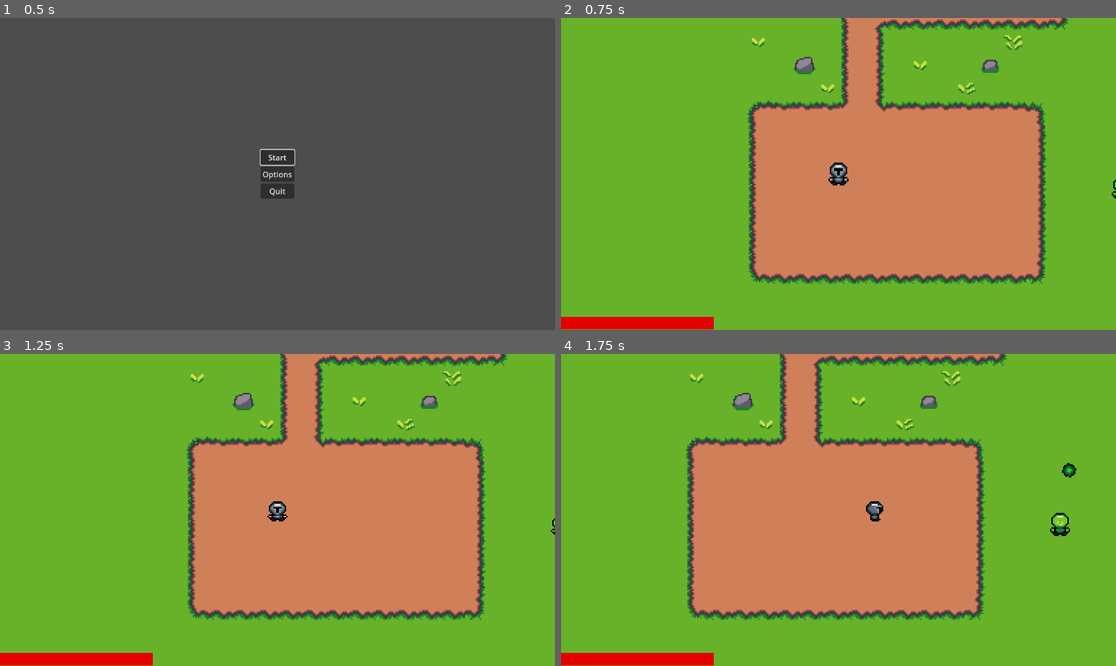
Above: before the commit, frames 1-4 (two rows, left to right).
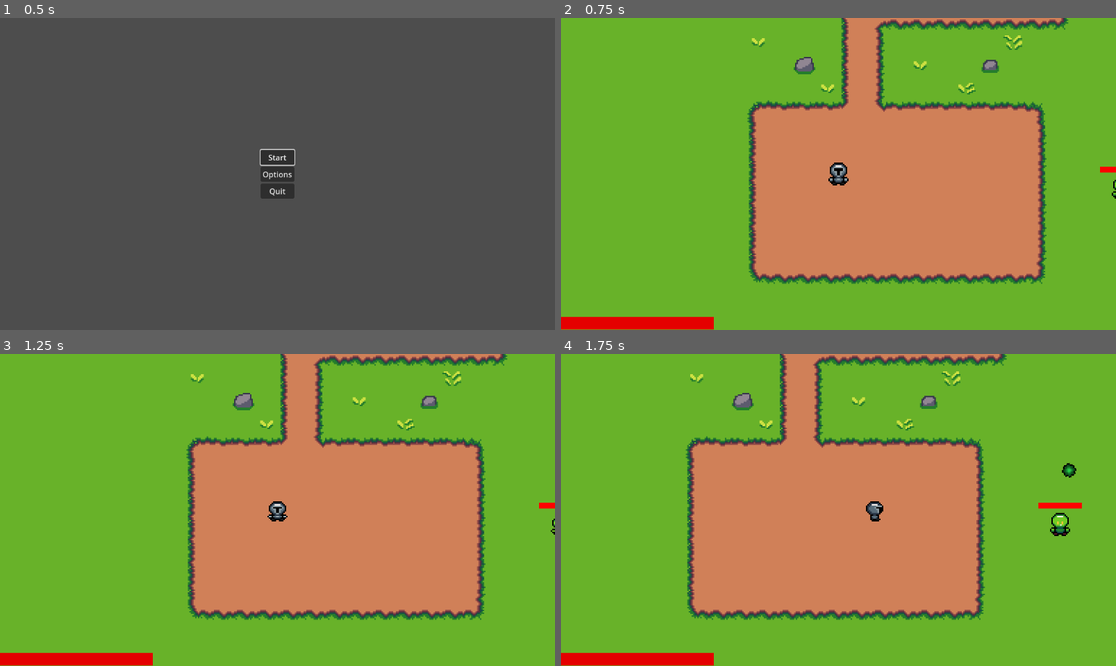
Above: after the commit, the same moments.

Repository: boothe0/CS386GodotProject
Game: Godot game, scene res://scenes/title_screen.tscn
Two runs of this game, one before a commit and one after it. Both use one fixed random seed, a clock stepped at 60 frames per second and the inputs below.
Inputs (mouse positions are in pixels of both pictures, inside the frame that each line leads up to):
- Up to frame 1 (0.5 s): no input
- Up to frame 2 (0.75 s): click "Start" at 0.5 s
- Up to frame 3 (1.25 s): no input
- Up to frame 4 (1.75 s): tap Enter at 1.25 s; move the mouse to (960, 494) at 1.27 s; hold D (move_right) from 1.28 s (still down); click (960, 494) at 1.35 s

Frame 1 is identical in both runs. In frame 2, less than 0.1% of the frame differs, in the area x 97-100%, y 47-50%; in frame 3, less than 0.1%; in frame 4, 0.2%, in the area x 85-94%, y 47-50%.

Commit message:
added enemy health bar

Diff:
--- a/cs386gameproject/scenes/main_scene.tscn
+++ b/cs386gameproject/scenes/main_scene.tscn
@@ -1,9 +1,10 @@
-[gd_scene load_steps=9 format=4 uid="uid://duvy8pdxnjdmo"]
+[gd_scene load_steps=12 format=4 uid="uid://duvy8pdxnjdmo"]
 
 [ext_resource type="PackedScene" uid="uid://cmxv3umec3ewx" path="res://scenes/player.tscn" id="1_6hm0t"]
 [ext_resource type="Texture2D" uid="uid://b1blnn5c1g4b6" path="res://assets/16x16 Magical Forest Asset Pack/Tiles/Forest Tile.png" id="2_psmqu"]
 [ext_resource type="PackedScene" uid="uid://d1he61wxuea23" path="res://scenes/enemy.tscn" id="3_n8vaq"]
 [ext_resource type="Script" path="res://scripts/health_bar.gd" id="4_d7btm"]
+[ext_resource type="Script" path="res://scripts/EnemyHealthBar.gd" id="4_p1aji"]
 
 [sub_resource type="TileSetAtlasSource" id="TileSetAtlasSource_df4cm"]
 texture = ExtResource("2_psmqu")
@@ -44,6 +45,12 @@
 [sub_resource type="TileSet" id="TileSet_7fs3h"]
 sources/0 = SubResource("TileSetAtlasSource_df4cm")
 
+[sub_resource type="StyleBoxFlat" id="StyleBoxFlat_nugsw"]
+bg_color = Color(0.133196, 0.133196, 0.133196, 1)
+
+[sub_resource type="StyleBoxFlat" id="StyleBoxFlat_eoqfu"]
+bg_color = Color(1, 0, 0, 1)
+
 [sub_resource type="StyleBoxFlat" id="StyleBoxFlat_pomkq"]
 bg_color = Color(0.169245, 0.169245, 0.169245, 1)
 
@@ -70,6 +77,18 @@
 [node name="Enemy" parent="." instance=ExtResource("3_n8vaq")]
 position = Vector2(416, 165)
 
+[node name="EnemyHealthBar" type="ProgressBar" parent="Enemy"]
+offset_left = -15.0
+offset_top = -15.0
+offset_right = 15.0
+offset_bottom = -11.0
+theme_override_styles/background = SubResource("StyleBoxFlat_nugsw")
+theme_override_styles/fill = SubResource("StyleBoxFlat_eoqfu")
+max_value = 10.0
+value = 10.0
+show_percentage = false
+script = ExtResource("4_p1aji")
+
 [node name="PlayerUI" type="CanvasLayer" parent="."]
 
 [node name="HealthBar" type="ProgressBar" parent="PlayerUI" node_paths=PackedStringArray("player")]
--- /dev/null
+++ b/cs386gameproject/scripts/EnemyHealthBar.gd
@@ -0,0 +1,10 @@
+extends ProgressBar
+
+@onready var enemy = $".."
+
+func _ready() -> void:
+	max_value = enemy.health
+	enemy.health_update.connect(update)
+
+func update() -> void:
+	value = enemy.health
--- a/cs386gameproject/scripts/enemy.gd
+++ b/cs386gameproject/scripts/enemy.gd
@@ -6,9 +6,10 @@
 
 var player = null
 var direction = Vector2.ZERO
-var health = 3
 var can_attack = true
 var in_attack_range = false  # New variable to track attack range
+@export var health = 3
+signal health_update
 
 @onready var animated_sprite = $AnimatedSprite2D
 
@@ -41,7 +42,7 @@
 # Take damage from player
 func take_damage(amount):
 	health -= amount
-	print("Enemy health: ", health)  # Debugging
+	health_update.emit()
 	if health <= 0:
 		die()
 
